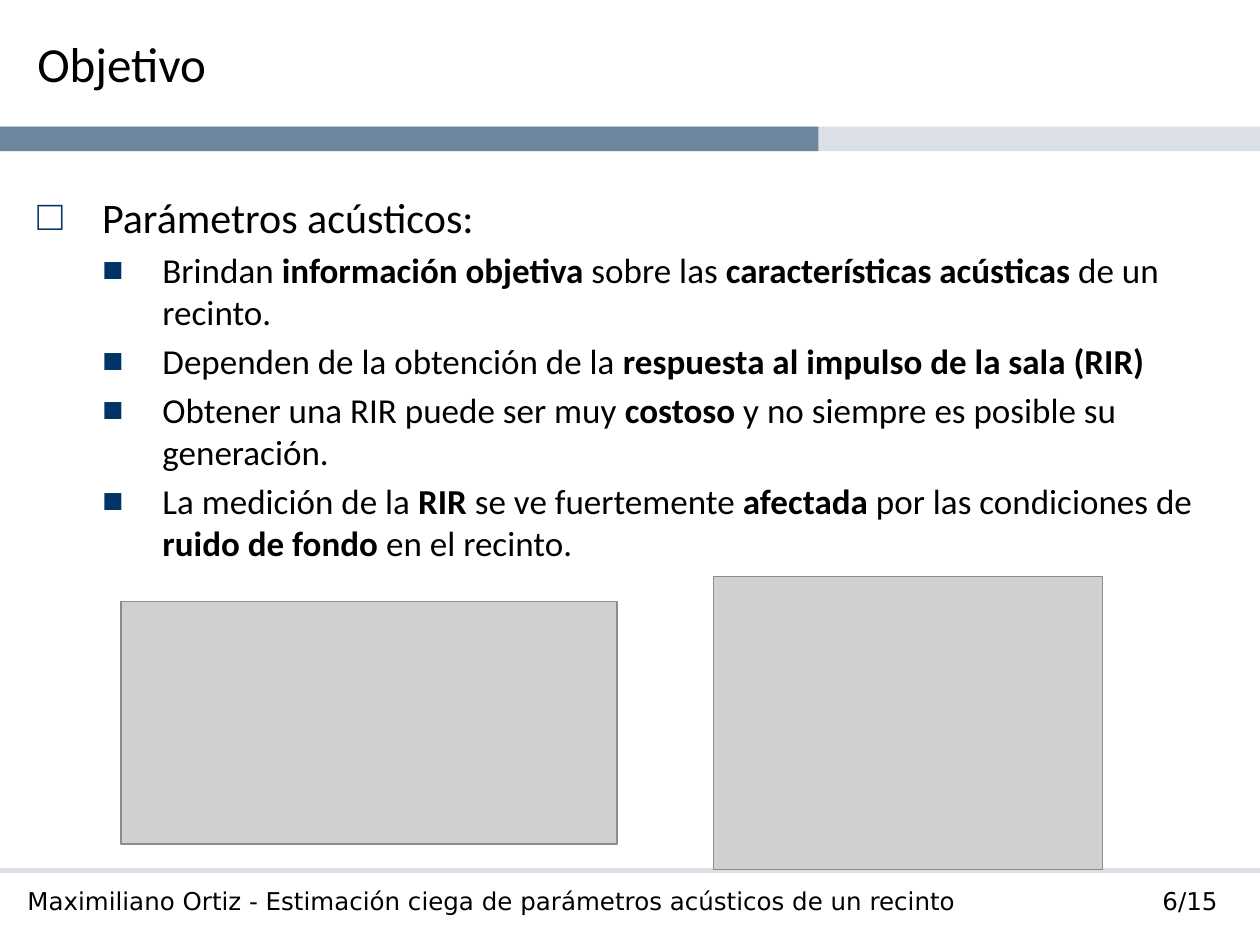
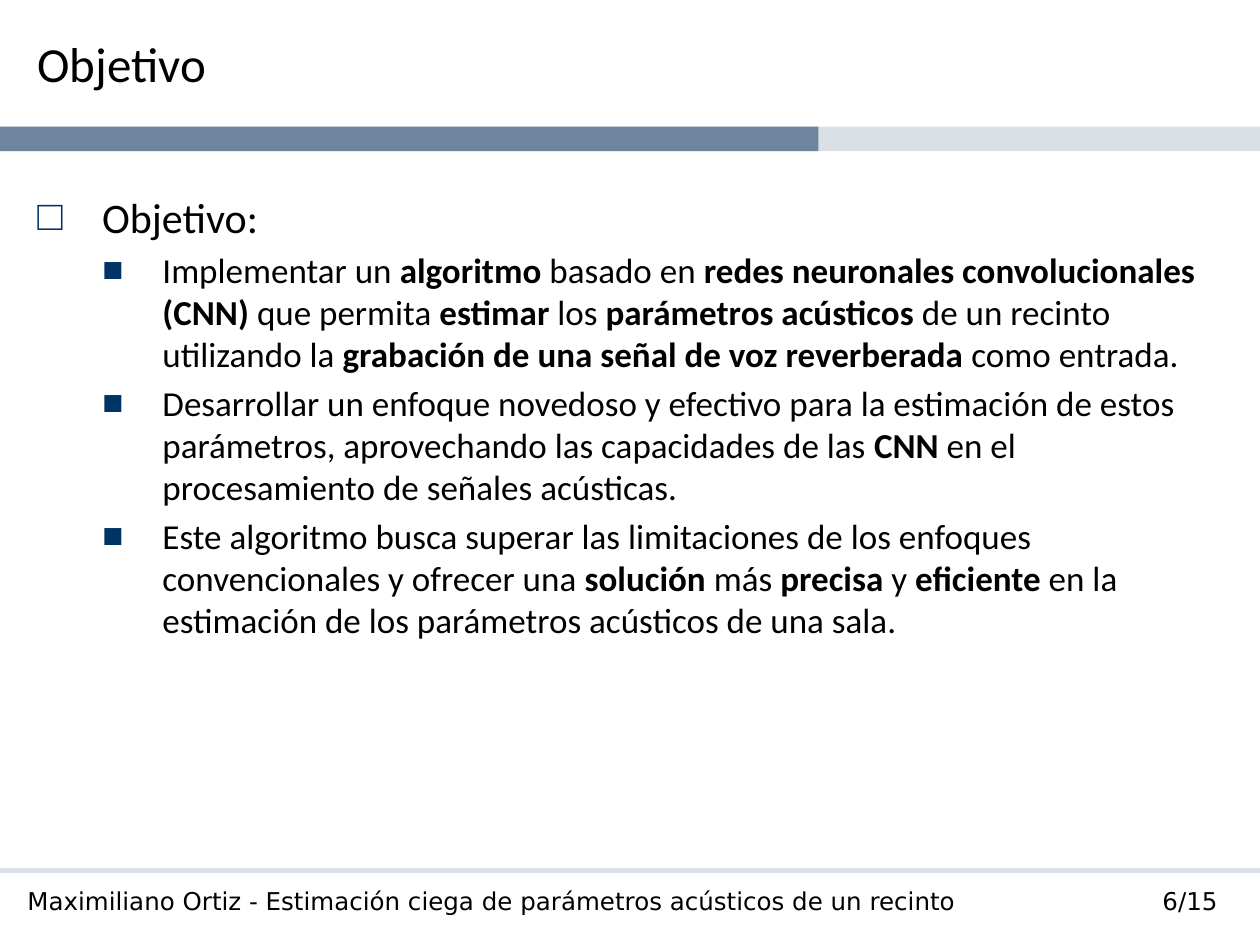
Before and after one commit to maxiaortiz22/thesis-report, a slide deck: slide 7 of Estimación ciega de parámetros acústicos de un recinto - Ortiz.pptx (slide 4 before the commit). Drawn at 1260x945 pixels with LibreOffice and Linux fonts; fonts in the diff are those of the drawing; grey boxes stand for pictures; background and template pictures are left out. Boxes give left, top, right and bottom in pixels: in the first picture for what was removed or moved away, otherwise in the second. Text is boxed around its words. In the diff, an @@ line names an element or a change of style, - is before the commit and + after.

```diff
--- a/Estimación ciega de parámetros acústicos de un recinto - Ortiz.pptx
+++ b/Estimación ciega de parámetros acústicos de un recinto - Ortiz.pptx
@@ text at <box>102,203,1195,639</box>: text changed @@
-□ Parámetros acústicos:
-  ■ Brindan información objetiva sobre las características acústicas de un recinto.
-  ■ Dependen de la obtención de la respuesta al impulso de la sala (RIR)
-  ■ Obtener una RIR puede ser muy costoso y no siempre es posible su generación.
-  ■ La medición de la RIR se ve fuertemente afectada por las condiciones de ruido de fondo en el recinto.
+□ Objetivo:
+  ■ Implementar un algoritmo basado en redes neuronales convolucionales (CNN) que permita estimar los parámetros acústicos de un recinto utilizando la grabación de una señal de voz reverberada como entrada.
+  ■ Desarrollar un enfoque novedoso y efectivo para la estimación de estos parámetros, aprovechando las capacidades de las CNN en el procesamiento de señales acústicas.
+  ■ Este algoritmo busca superar las limitaciones de los enfoques convencionales y ofrecer una solución más precisa y eficiente en la estimación de los parámetros acústicos de una sala.
@@ picture removed at <box>713,576,1102,869</box> @@
@@ picture removed at <box>121,601,617,844</box> @@
```
Also in this commit, not shown: 2 other slides changed, 10 slides added, 2 other files.
